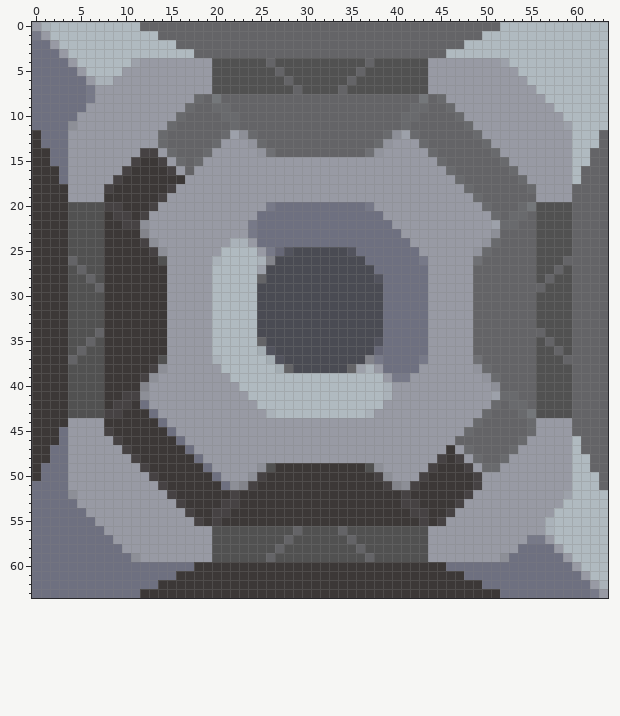
Pixel-art sprite -- sprites/blocks/crafter/silicon-kiln.png. Above, as it was before the edit.
The file is 64x64 pixels. Colours within 5 levels of each other are drawn and written as one.
Once edited:
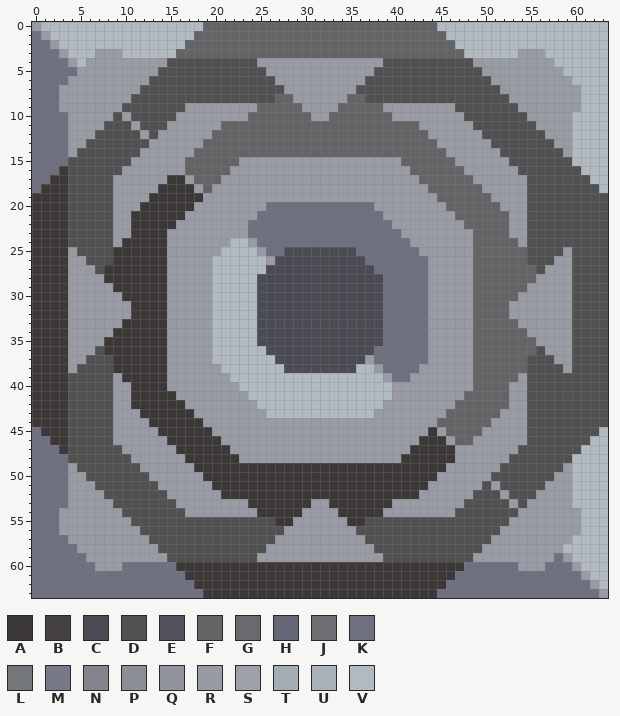
Palette (. is transparent): A #3c3837  B #464243  C #4a4b53  D #515151  E #52535d  F #646467  G #696a6d  H #666776  J #6f7074  K #6e7080  L #74777a  M #777988  N #83848b  P #8d8f97  Q #92949d  R #989aa4  S #9da1aa  T #a4adb3  U #aab2b9  V #b0bac0
Changes in this commit:
Changed rows in their new state; - is an unchanged pixel.
first column x 0:
 0 -V----------VVVVVVV--------------------------VVVVVVV------------
 1 K-------------VVVV----------------------------VVVV--------------
 2 ----------------V------------------------------V----------------
 3 -------RRR------FF----------------------------FF------RRR-------
 4 ------RRRRRR---DDDDD-----RRRRRRRRRRRRRR-----DDDDD---RRRRRR------
 5 ------RRRR----DDDDDD------RRRRRRRRRRRR------DDDDDD----RRRRR-----
 6 ----RR-RR----DDDDDDD-------RRRRRRRRRR-------DDDDDDD----RRRRR----
 7 ---RRRR-----DDDDDDDD--------RRRRRRRR--------DDDDDDDD----RRRRR---
 8 ---RRRR----DDDDDDDDDDDDDDDD--RRRRRR--DDDDDDDDDDDDDDDD----RRRR---
 9 ---RRR----DDDDDDDRRRRRRRR-----RRRR-----RRRRRRRRDDDDDDD----RRR---
10 ----R----D-DDDDDRRRRRRRR-------RR-------RRRRRRRRDDDDDDD----R----
11 ----R---DDD-DDDRRRRRR-F------------------F-RRRRRRDDDDDDD---R----
12 K------DDDDD-DRRRRRR-FFFF--------------FFFF-RRRRRRDDDDDDD------V
13 K-----DDDDDDD-RRRRR-FFFFFF------------FFFFFF-RRRRRRDDDDDDD-----V
14 KK---DDDDDDDRR-RRR-FFFFFFFF----------FFFFFFFF-RRRRRRDDDDDDD---VV
15 KK--DDDDDDDRRRR-R-FFFFF------------------FFFFF-RRRRRRDDDDDDD--VV
16 KKKADDDDDDRRRRRR--FFFF--------------------FFFFF-RRRRRRDDDDDDDVVV
17 KK-ADDDDDRRRRRR---FFF----------------------FFFFF-RRRRRRDDDDDDDVV
18 K---DDDDDRRRRR-AAA-F------------------------FFFFF-RRRRRDDDDDDDDV
19 ----DDDDDRRRR-AAAAA--------------------------FFFFF-RRRRDDDDDDDDD
20 --------DRRR-AAAAA--------K----------K--------FFFFF-RRRD----DDDD
21 --------DRR-AAAAA------------------------------FFFFF-RRD----DDDD
22 --------DRRAAAAA--------K-----------------------FFFFFRRD----DDDD
23 --------DRR-AAA---------K------------------------FFF-RRD----DDDD
24 --------DR--AAA-------VV-------------------------FFF--RD----DDDD
25 ----R---D----AA-----------KKC------C-------------FF----D---RDDDD
26 ----RR--D-----A-----V----VR----------------K-----F-----D--RRDDDD
27 ----RRR------------------V-------------------------------RRRDDDD
28 ----RRRR-----------------C------------C-----------------RRRRDDDD
29 ----RRRRR----------------------------------------------RRRRRDDDD
30 ----RRRRRR--------------------------------------------RRRRRRDDDD
31 ----RRRRRRR------------------------------------------RRRRRRRDDDD
32 ----RRRRRRR------------------------------------------RRRRRRRDDDD
33 ----RRRRRR--------------------------------------------RRRRRRDDDD
34 ----RRRRR----------------------------------------------RRRRRDDDD
35 ----RRRR-----------------C------------C-----------------RRRRDDDD
36 ----RRR------------------VC-----------K------------------RRRDDDD
37 ----RR--D-----A-----V-----VC---------RK----K-----F-----D--RRDDDD
38 ----R---D----AA------------VC------CVV-----------FF----D---RDDDD
39 --------DR--AAA-------------------------KK-------FFF--RD----DDDD
40 --------DRR-AAA------------------------V---------FFF-RRD----DDDD
41 --------DRRAAAAA-----------------------V--------FFFFFRRD----DDDD
42 --------DRR-AAAAA------------------------------FFFFF-RRD----DDDD
43 --------DRRR-AAAAA--------V----------V--------FFFFF-RRRD----DDDD
44 ----DDDDDRRRR-AAAAA--------------------------FFFFF-RRRRDDDDDDDDD
45 K--ADDDDDRRRRR-AAAAA------------------------A-FFF-RRRRRDDDDDDDDV
46 KK-ADDDDDRRRRRR-AAAAA----------------------AAA---RRRRRRDDDDDDDVV
47 KK-ADDDDDDRRRRRR-AAAAA--------------------AAAA--RRRRRRDDDDDDDVVV
48 KK--DDDDDDDRRRRRR-AAAAA------------------AAAAA-R-RRRRDDDDDDD--VV
49 K----DDDDDDDRRRRRR-AAAAAAAA----------AAAAAAAA-RRR-RRDDDDDDD---VV
50 K-----DDDDDDDRRRRRR-AAAAAA------------AAAAAA-RRRRR-DDDDDDD-----V
51 -------DDDDDDDRRRRRR-AAAA--------------AAAA-RRRRRRD-DDDDD------V
52 ----R---DDDDDDDRRRRRR-A------------------A-RRRRRRDDD-DDD---R----
53 ----R----DDDDDDDRRRRRRRR-------RR-------RRRRRRRRDDDDD-D----R----
54 ---RRR----DDDDDDDRRRRRRRR-----RRRR-----RRRRRRRRDDDDDDD----RRR---
55 ---RRRR----DDDDDDDDDDDDDDDD--RRRRRR--DDDDDDDDDDDDDDDD----RRRR---
56 ---RRRRR----DDDDDDDD--------RRRRRRRR--------DDDDDDDD-----RRRR---
57 ----RRRRR----DDDDDDD-------RRRRRRRRRR-------DDDDDDD----RR-RR----
58 -----RRRRR----DDDDDD------RRRRRRRRRRRR------DDDDDD----RRRR------
59 ------RRRRRR---DDDDD-----RRRRRRRRRRRRRR-----DDDDD---RRRRRR------
60 -------RRR------AA----------------------------AA------RRR-------
61 ----------------K------------------------------K----------------
62 --------------KKKK----------------------------KKKK-------------V
63 ------------KKKKKKK--------------------------KKKKKKK----------K-
Pixel boxes of the changes (left, top, right, bottom) in both pictures:
changed: (32, 22, 608, 598)
